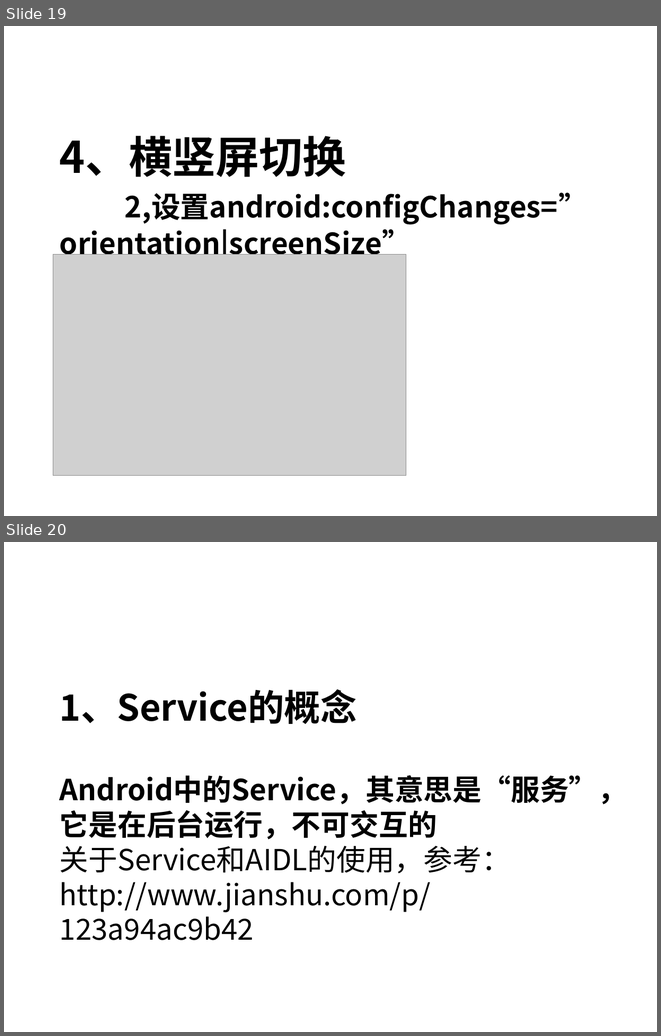
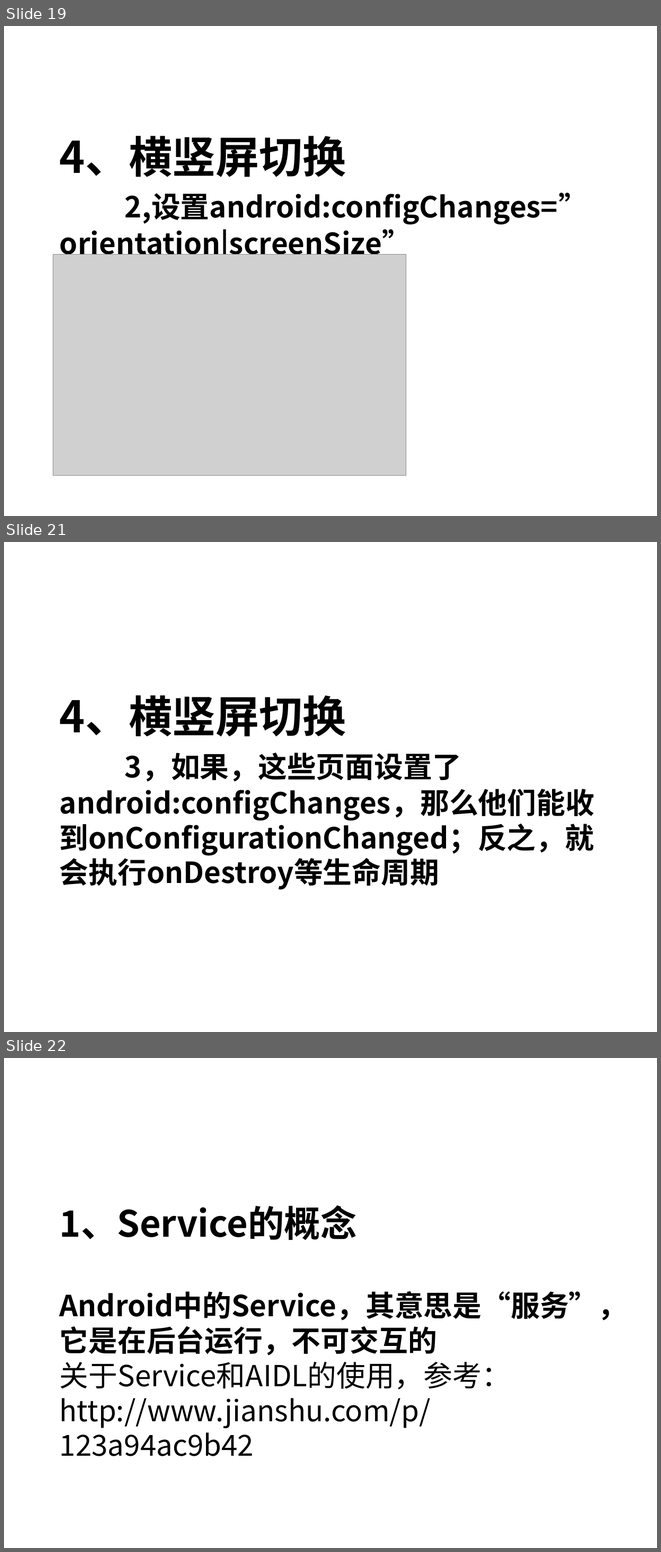
Before and after one commit to zqmao/LifeCycle, a slide deck: Activity和Service.pptx. Shown one above the other, each under a label of ours: slides 19 and 20 before the commit, slides 19, 21 and 22 after it; the slides between them are not shown. The pictures are 661x1036 and 661x1552 pixels, drawn with LibreOffice and Linux fonts; fonts in the diff are those of the drawing; grey boxes stand for pictures; background and template pictures are left out. Boxes give left, top, right and bottom in pixels: in the first picture for what was removed or moved away, otherwise in the second. Text is boxed around its words. In the diff, an @@ line names an element or a change of style, - is before the commit and + after.

```diff
--- a/Activity和Service.pptx
+++ b/Activity和Service.pptx
@@ slide 21 added at (4,542,657,1032), background picture (left out) @@
@@ title added at (60,695,594,890), 32 pt, text #000000, bold @@
+4、横竖屏切换
+3，如果，这些页面设置了android:configChanges，那么他们能收到onConfigurationChanged；反之，就会执行onDestroy等生命周期
@@ what was slide 20 is now slide 22 @@
```
Also in this commit, not shown: 1 other slide added, 7 other files.
